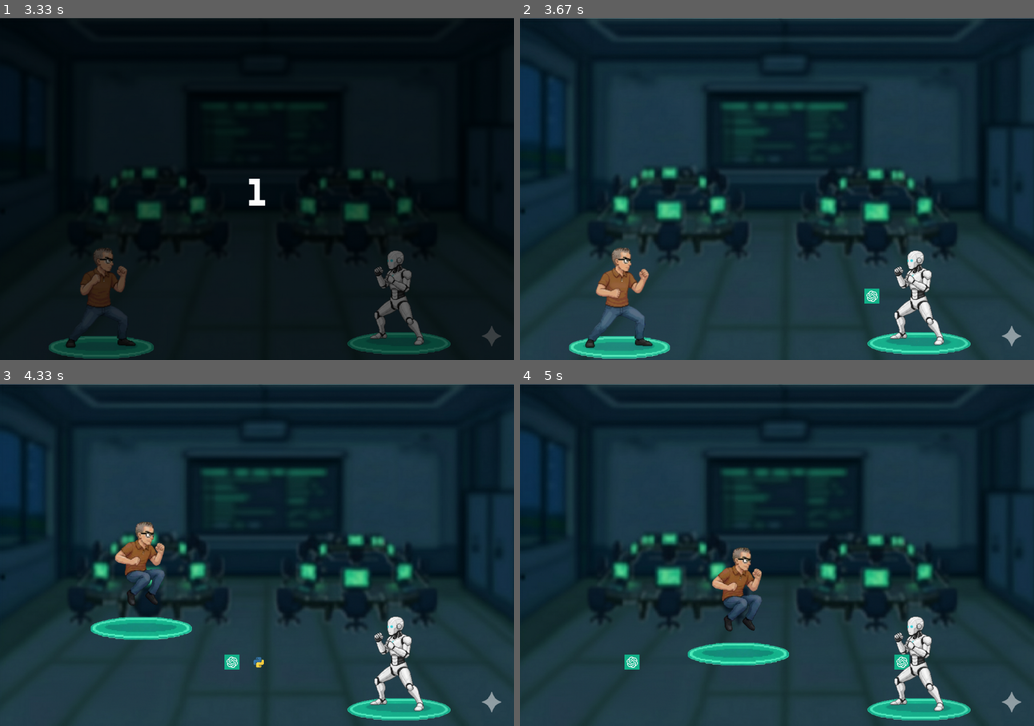
Above: before the commit, frames 1-4 (two rows, left to right).
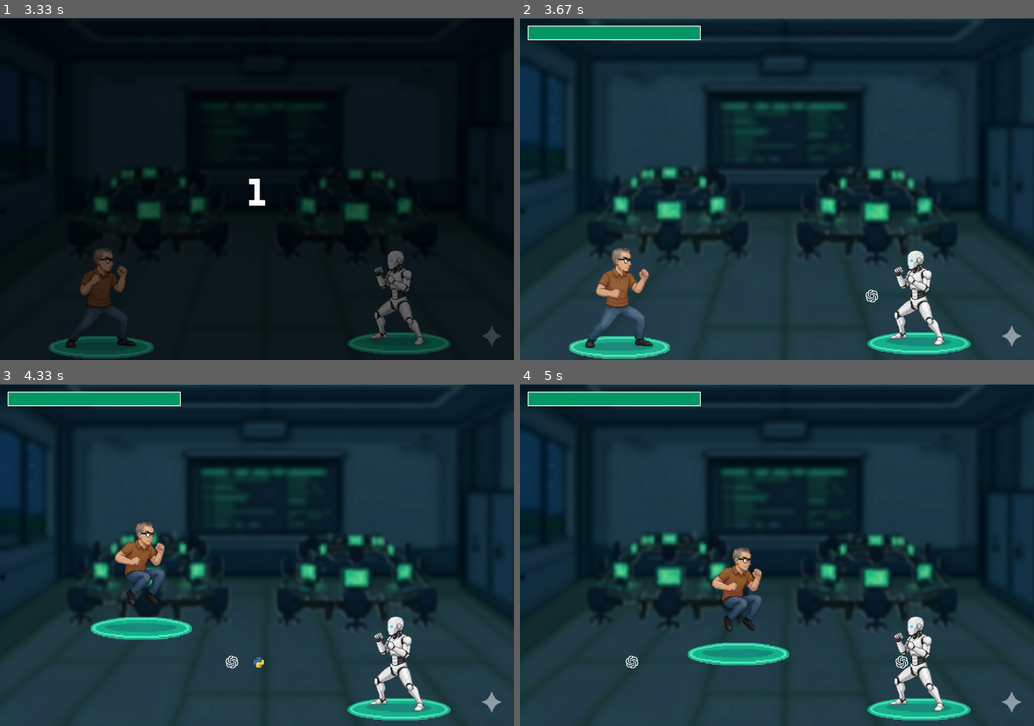
Above: after the commit, the same moments.

Repository: Gabriel-Henrique-2009/Trabalho_PyGames
Game: pygame game, started from Trabalho_PyGames/sistemadetiro.py
Same seed, same stepped clock (60 frames per second), same inputs: the game is played once before the commit and once after it.
Inputs (mouse positions are in pixels of both pictures, inside the frame that each line leads up to):
- Up to frame 1 (3.33 s): click "Jogar" at 0.38 s
- Up to frame 2 (3.67 s): no input
- Up to frame 3 (4.33 s): click (185, 483) at 3.72 s; hold Right from 4 s (still down); tap Space at 4.07 s
- Up to frame 4 (5 s): tap Space at 4.37, 4.57, 4.87 s; release Right at 4.47 s; hold Right 4.5-4.97 s

Frame 1 is identical in both runs. In frame 2, 1.6% of the frame differs, in the area x 1-70%, y 2-84%; in frame 3, 1.6%; in frame 4, 1.7%, in the area x 1-76%, y 2-84%.

Commit message:
umas coisa aí

Diff:
--- a/Trabalho_PyGames/sistemadetiro.py
+++ b/Trabalho_PyGames/sistemadetiro.py
@@ -10,6 +10,11 @@
 clock = pygame.time.Clock()
 rodando = True
 estado_jogo = "MENU"
+
+
+vermelho = (153, 0, 0)
+verde = (0, 153, 102)
+branco = (255, 255, 255)
 
 
 fonte_contagem = pygame.font.Font("Silkscreen-Regular.ttf", 100)
@@ -39,23 +44,9 @@
 armazenar_tiro_boss = []
 velocidade_tiro_boss = 7
 imagem_atk_chatgpt = pygame.image.load("chatgptlogo.png").convert_alpha()
-imagem_atk_chatgpt = pygame.transform.scale(imagem_atk_chatgpt,(35,35)) # deixei maior que o tiro do jogador para intimidar kkkkkkk
+imagem_atk_chatgpt = pygame.transform.scale(imagem_atk_chatgpt,(40, 40)) # deixei maior que o tiro do jogador para intimidar kkkkkkk
 tempo_ultimo_tiro_robo = 0
 intervalo_dos_tiro = 1.5
-
-
-
-
-
-
-
-# EM PRODUÇÃO
-
-
-
-
-
-
 ###
 
 imagem = pygame.image.load("unnamed.jpg")
@@ -84,7 +75,7 @@
 imagem_alexandre_parado = pygame.transform.scale(imagem_alexandre_parado, (267, 300))
 
 
-imagem_robo_original = pygame.image.load("imagem-roboparado.png")
+imagem_robo_original = pygame.image.load("imagem_roboparado.png")
 imagem_robo = pygame.transform.scale(imagem_robo_original, (267, 300))
 class jogador(pygame.sprite.Sprite):
     def __init__(self,img_parado2,img_parado3,img_ataque,img_pulo):
@@ -100,7 +91,7 @@
         self.esquerda = False
         self.velocidade_animacao = 0.05 #ajuste de velocidade da animação IMPORTANTE
 
-    def update(self,posicao_do_rect,olhando_para_esquerda,pulando):
+    def update(self,posicao_do_rect,olhando_para_esquerda,pulando,):
         self.rect.topleft = posicao_do_rect
         self.esquerda = olhando_para_esquerda
 
@@ -116,6 +107,25 @@
             imagem_atual = self.frames_idle[int(self.index_animacao)]
         self.image = pygame.transform.flip(imagem_atual,self.esquerda,False)
 
+class boss(pygame.sprite.Sprite):
+    def __init__(self,img_atk_boss, img_base_boss):
+       super().__init__()
+       self.frames_idle2 = [img_atk_boss,img_base_boss]
+       self.img_atk_boss = img_atk_boss
+       self.img_base_boss = img_base_boss
+       self.index_animacao2 = 0
+       self.image2 = self.frames_idle2[self.index_animacao2]
+       self.rect2 = self.image.get_rect()
+       self.frames_ataque_restante2 = 0
+       self.velocidade_animacao2 = 0.05 #ajuste de velocidade da animação IMPORTANTE
+
+def barravida_player (vida, x, y):
+    proporcao = vida/10
+    pygame.draw.rect(tela, branco, (x-2, y-2, 404, 34))
+    pygame.draw.rect(tela, vermelho, (x, y, 400, 30))
+    pygame.draw.rect(tela, verde, (x, y, 400 * proporcao, 30))
+    return
+
 
 img_base = pygame.image.load("alexandreparado.png").convert_alpha()
 img_base_2 = pygame.image.load("alexandre_transicao (1).png").convert_alpha()
@@ -129,6 +139,11 @@
 
 img_pulo_raw = pygame.image.load("alexandrepulando.png")
 img_pulo = pygame.transform.scale(img_pulo_raw,(267,310))
+
+img_base_boss = pygame.image.load("imagem_roboparado.png").convert_alpha()
+img_base_boss = pygame.transform.scale(img_base_boss,(267, 310))
+img_atk_boss = pygame.image.load("imagem_roboatacando.png").convert_alpha()
+img_atk_boss = pygame.transform.scale(img_atk_boss,(267,300)).convert_alpha()
 
 alexandre = jogador(img_f2,img_f3,img_atk,img_pulo)
 grupo_jogador = pygame.sprite.GroupSingle(alexandre)
@@ -172,7 +187,7 @@
                     contagem_final = time.time()
                     contagem = 3
                     vida_teste_5 = 0
-                    vida_player = 3
+                    vida_player = 10
                     player_rect.x = 100
                     player_rect.y = 800 - player_rect.height
                     pulando = False
@@ -270,9 +285,9 @@
             pulando = False
             player_velocidade_y = 0
 
-        if player_rect.colliderect(enemy_rect):
-            print("colidiu com a ia e morreu 🙏😫💔")
-            rodando = False
+        # if player_rect.colliderect(enemy_rect):
+        #     print("colidiu com a ia e morreu 🙏😫💔")
+        #     rodando = False
 
         for tiro in armazenar_tiro:
             tiro["rect"].x += velocidade_tiro * tiro["dire"]
@@ -293,15 +308,17 @@
                     vida_player -= 1
                     tempo_imunidade_player = time.time()
                     print(f"Vc tomou um tiro da IA sigma 🤣🤣, vidas restantes {vida_player}")
-        if player_rect.colliderect(enemy_rect) and time.time() - tempo_imunidade_player:
-            vida_player -= 1
-            tempo_imunidade_player = time.time()
+        # if player_rect.colliderect(enemy_rect) and time.time() - tempo_imunidade_player:
+        #     vida_player -= 1
+        #     tempo_imunidade_player = time.time()
+
         if vida_player <= 0:
             print("VC foi mogado pela IA sigma 🤣🤣🤣")
             print("tenta dnv beta 🤦‍♂️")
             estado_jogo = "MENU"
+
         # sistema de tiro ajustado
-        if vida_teste_5 >= 15: #alterar vida do boss
+        if vida_teste_5 >= 10: #alterar vida do boss
             print("MOGOU A IA BETA")  #linha da alteração da vida
             tempo_inicio_vitoria = time.time()
             estado_jogo = "VITORIA"
@@ -314,10 +331,12 @@
         for tiro2 in armazenar_tiro_boss:
             tela.blit(imagem_atk_chatgpt, tiro2)
 
-
         grupo_jogador.update(player_rect.topleft, virado_para_esquerda, pulando)
         grupo_jogador.draw(tela)
         tela.blit(imagem_robo,enemy_rect)
+
+        barravida_player(vida_player, 20, 20)
+
     elif estado_jogo == "VITORIA":
         tela.blit(imagem_fundo, (0,0))
         grupo_jogador.draw(tela)
Binary file changed: chatgptlogo.png
Binary file removed: imagem-robo.png
Renamed: imagem-roboatacando.png -> imagem_roboatacando.png
Renamed: imagem-roboparado.png -> imagem_roboparado.png
